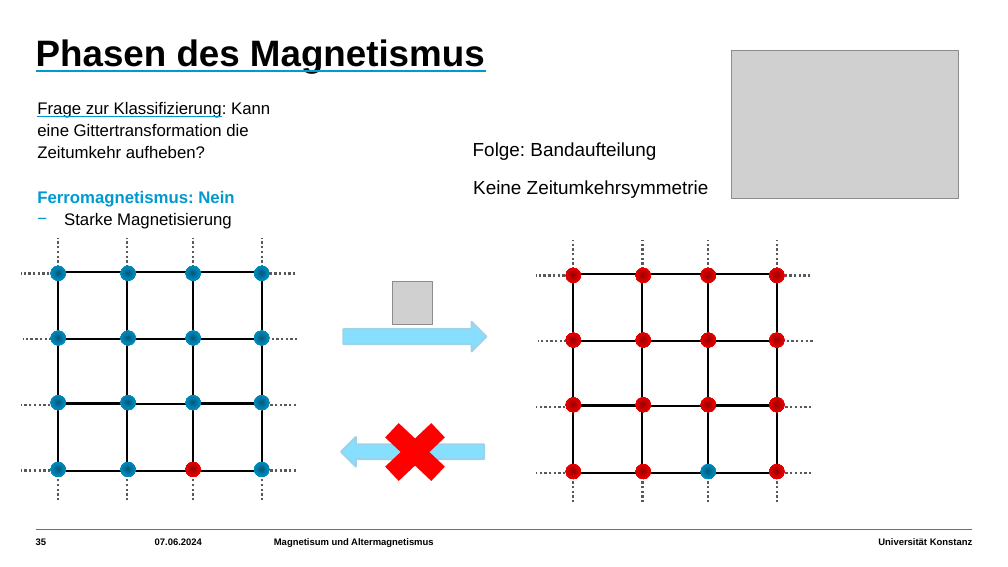
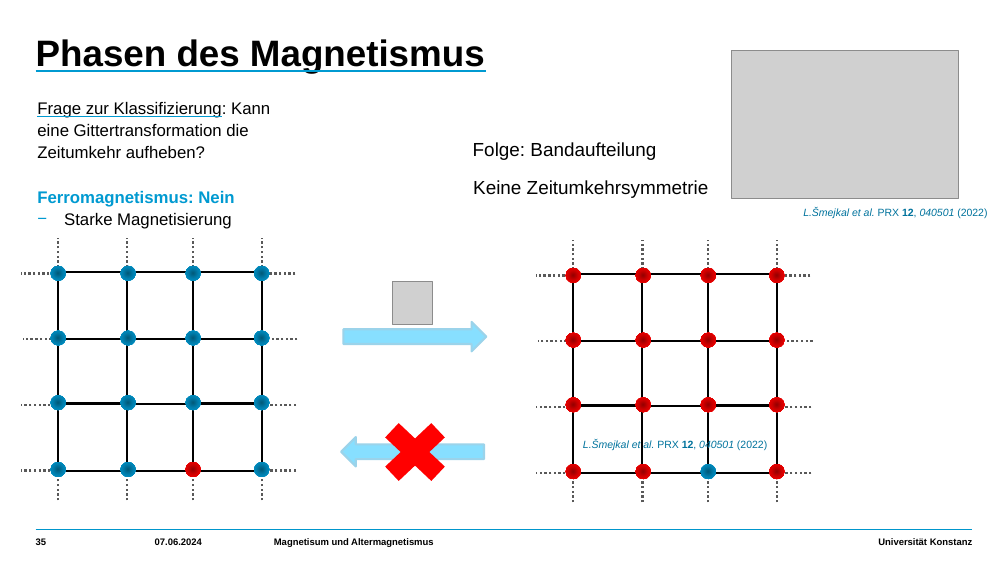
Before and after one commit to HolykingJulex/EstimateSeminar, a slide deck: slide 35 of Vortrag.pptx. Drawn at 1008x567 pixels with LibreOffice and Linux fonts; fonts in the diff are those of the drawing; grey boxes stand for pictures. Boxes give left, top, right and bottom in pixels: in the first picture for what was removed or moved away, otherwise in the second. Text is boxed around its words. In the diff, an @@ line names an element or a change of style, - is before the commit and + after.

```diff
--- a/Vortrag.pptx
+++ b/Vortrag.pptx
@@ text added at (803, 208, 987, 218), 10 pt, text #00739D, italic @@
+L.Šmejkal et al. PRX 12, 040501 (2022)
@@ text added at (583, 440, 767, 451), 10 pt, text #00739D, italic @@
+L.Šmejkal et al. PRX 12, 040501 (2022)
```
Also in this commit, not shown: 16 other slides changed, 2 slides added, 10 slides removed, 7 other files.
